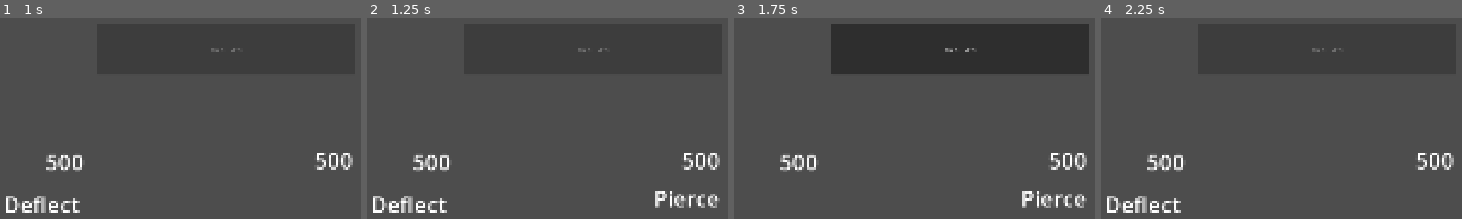
Above: before the commit, frames 1-4 (left to right).
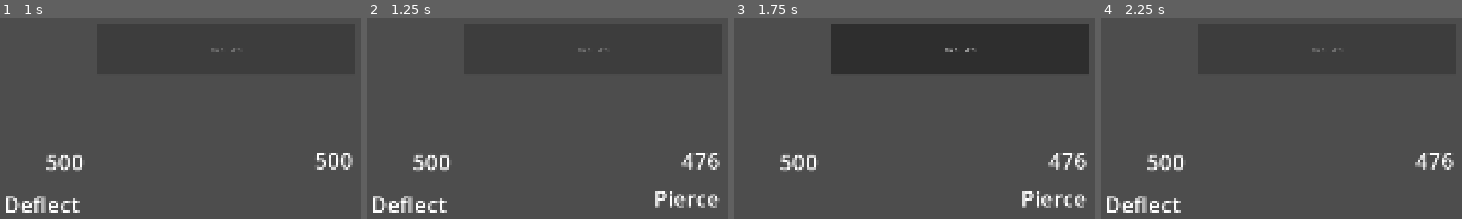
Above: after the commit, the same moments.

Repository: AztecGameLab/LongTermGame10
Game: Godot game, scene res://workspaces/Idan/Idan-main.tscn
The game is run twice, just before and just after one commit, with the same random seed, the same clock (stepped at 60 frames per second) and the same inputs. This scene is started directly instead of the project's main scene.
Inputs (mouse positions are in pixels of both pictures, inside the frame that each line leads up to):
- Up to frame 1 (1 s): click "Run Turn" at 0.5 s
- Up to frame 2 (1.25 s): no input
- Up to frame 3 (1.75 s): tap Enter at 1.25 s; move the mouse to (outside the picture) at 1.27 s; hold D from 1.28 s (still down); tap Z at 1.35 s; click (outside the picture) at 1.42 s
- Up to frame 4 (2.25 s): release D at 2 s; tap Space at 2 s; drag from (1198, 218) to (outside the picture) at 2.02 s

Frame 1 is identical in both runs. In frame 2, 0.5% of the frame differs, in the area x 86-98%, y 67-76%; in frame 3, 0.5%; in frame 4, 0.5%.
Error before the commit: Invalid access to property or key 'last_attacker' on a base object of type 'Nil'. (res://scripts/battle_logic/battle_manager.gd:47)

Commit message:
fix overriding target of action in status effect

Diff:
--- a/scripts/ability/action/abstracts/target_action.gd
+++ b/scripts/ability/action/abstracts/target_action.gd
@@ -14,9 +14,21 @@
 func resolve_targets(context: ActionContext) -> Array[BattleCharacter]:
 	if not override_target:
 		return [context.target]
-	return BattleManager.get_targets(
-		context.source,
-		context.battle.get_allies(context.source),
-		context.battle.get_enemies(context.source),
-		action_target
-	)
+	if context.source != null:
+		return BattleManager.get_targets(
+			context.source,
+			context.battle.get_allies(context.source),
+			context.battle.get_enemies(context.source),
+			action_target
+		)
+	else:
+		# FIXME: I'm not sure what the actual best thing to do here.
+		#
+		# This makes it so that status effect actions pick the target from the perspective
+		# of the attached character, which makes them work for what we need.
+		return BattleManager.get_targets(
+			context.target,
+			context.battle.player_team,
+			context.battle.boss_team,
+			action_target
+		)
--- a/scripts/ability/action/damage_taken_based_attack_action.gd
+++ b/scripts/ability/action/damage_taken_based_attack_action.gd
@@ -6,7 +6,6 @@
 @export var clear_damage_after_use: bool = true
 
 func run(context: ActionContext) -> void:
-	print("Action triggered")
 	# Retrieve the container from the context
 	var container = context.container
 
@@ -20,13 +19,10 @@
 	var total_damage := (int)(stored_damage * reflection_multiplier_per_stack * stack_count)
 
 	if total_damage <= 0:
-		print("negative damage: returning")
 		return
 
 	# Apply damage to all resolved targets
 	for target in resolve_targets(context):
-		print(target)
-		print(total_damage)
 		BattleManager.apply_damage(total_damage, context.source, target)
 
 	# Clear the buffer after reflecting
--- a/scripts/battle_logic/battle_manager.gd
+++ b/scripts/battle_logic/battle_manager.gd
@@ -44,7 +44,7 @@
 		BaseAbility.TargetType.ALL_TEAMMATES_EXCLUDE_SELF:
 			targets = source_team.filter(func(teammate): return teammate != source)
 		BaseAbility.TargetType.ATTACKER:
-			if source.last_attacker and source.last_attacker.alive:
+			if source and source.last_attacker and source.last_attacker.alive:
 				targets = [source.last_attacker]
 		BaseAbility.TargetType.ENEMY:
 			var alive_enemies := target_team.filter(func(enemy): return enemy.alive)
--- a/scripts/status_effects/base_status_effect.gd
+++ b/scripts/status_effects/base_status_effect.gd
@@ -36,8 +36,7 @@
 
 ## Called when the attached character is succesfully targeted by an attack.
 ## By default, it runs any associated ON_ATTACKED triggers.
-func on_attacked(context: AttackContext, container: StatusEffectContainer) -> void:
-	print("running triggers (bse)")
+func on_attacked(_context: AttackContext, container: StatusEffectContainer) -> void:
 	await run_triggers(StatusEffectTrigger.Type.ON_ATTACKED, container)
 
 ## Called when the attached character takes damage.
--- a/scripts/status_effects/damage_taken_based_status_effect.gd
+++ b/scripts/status_effects/damage_taken_based_status_effect.gd
@@ -19,19 +19,15 @@
 	container.custom_state[DAMAGE_KEY] = 0.0
 
 func on_damage_received(context: AttackContext, container: StatusEffectContainer) -> void:
-	print("recording damage")
 	# Records the final damage value from the attack context
 	if damage_type==DamageType.ORIGINAL_DAMAGE:
 		container.custom_state[DAMAGE_KEY] += context.original_damage
 	if damage_type==DamageType.TRUE_DAMAGE:
 		container.custom_state[DAMAGE_KEY] += context.true_damage
-		print("recording " + str(context.true_damage) + " true damage")
 	if damage_type==DamageType.FINAL_DAMAGE:
 		container.custom_state[DAMAGE_KEY] += context.damage
 
 func run_triggers(type: StatusEffectTrigger.Type, container: StatusEffectContainer) -> void:
-	print("running triggers (dtbse)")
-	print(triggers)
 	# This allows the effect to fire actions (like StoredDamageAction)
 	for trigger in triggers:
 		if trigger.trigger_type == type and trigger.action:
--- a/scripts/status_effects/scaling_status_effect.gd
+++ b/scripts/status_effects/scaling_status_effect.gd
@@ -42,7 +42,6 @@
 
 func _setup_container(container: StatusEffectContainer) -> void:
 	container.remaining_turns = duration_turns
-	print(triggers)
 
 func get_remaining_turns(container: StatusEffectContainer) -> int:
 	return container.remaining_turns
--- a/scripts/status_effects/status_effect_container.gd
+++ b/scripts/status_effects/status_effect_container.gd
@@ -29,7 +29,7 @@
 	return effect.run_triggers(trigger, self)
 
 func on_attacked(context: AttackContext) -> void:
-	effect.on_attacked(context, self)
+	await effect.on_attacked(context, self)
 
 func on_damage_received(context: AttackContext) -> void:
 	effect.on_damage_received(context, self)
